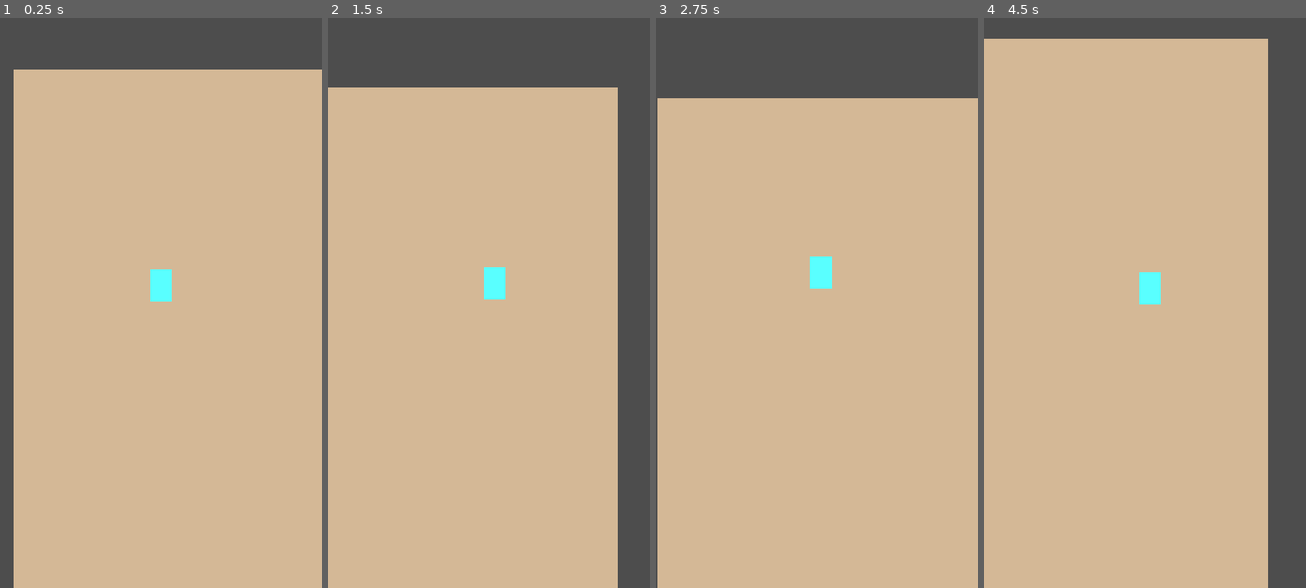
Above: before the commit, frames 1-4 (left to right).
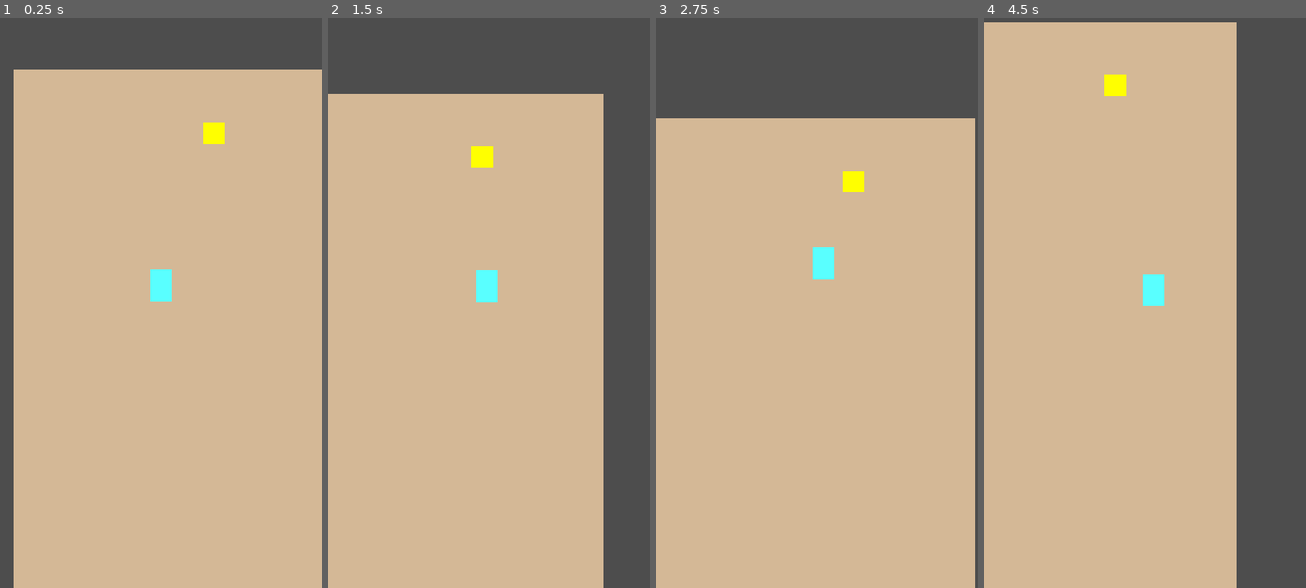
Above: after the commit, the same moments.

Repository: nicky-nix/the-pieces-of-us--together
Game: Godot game, scene res://scenes/main.tscn
Same seed, same stepped clock (60 frames per second), same inputs: the game is played once before the commit and once after it.
Inputs (mouse positions are in pixels of both pictures, inside the frame that each line leads up to):
- Up to frame 1 (0.25 s): no input
- Up to frame 2 (1.5 s): tap Enter at 0.5 s; move the mouse to (559, 274) at 0.52 s; click (559, 274) at 0.67 s; move the mouse to (424, 331) at 1.27 s; click (424, 331) at 1.42 s
- Up to frame 3 (2.75 s): move the mouse to (849, 177) at 2.02 s; click (849, 177) at 2.17 s
- Up to frame 4 (4.5 s): move the mouse to (1128, 417) at 2.77 s; click (1128, 417) at 2.92 s; move the mouse to (1241, 388) at 3.52 s; click (1241, 388) at 3.67 s; move the mouse to (1048, 217) at 4.27 s; click (1048, 217) at 4.42 s

The runs differ from the first frame. In frame 1, 0.3% of the frame differs, in the area x 63-70%, y 18-23%; in frame 2, 5.4%; in frame 3, 5.1%; in frame 4, 12%, in the area x 0-89%, y 0-100%.

Commit message:
Added Tap to Interact Object

Diff:
--- /dev/null
+++ b/scenes/interactable.tscn
@@ -0,0 +1,28 @@
+[gd_scene format=3 uid="uid://b6lu8gooodhuu"]
+
+[ext_resource type="Script" uid="uid://cw4p1fv38goai" path="res://scripts/interactable.gd" id="1_56v82"]
+
+[sub_resource type="RectangleShape2D" id="RectangleShape2D_3aalw"]
+size = Vector2(32, 32)
+
+[node name="Interactable" type="Area2D" unique_id=2140837734]
+script = ExtResource("1_56v82")
+
+[node name="CollisionShape2D" type="CollisionShape2D" parent="." unique_id=1229859994]
+position = Vector2(0, -16)
+shape = SubResource("RectangleShape2D_3aalw")
+
+[node name="ColorRect" type="ColorRect" parent="." unique_id=1502919405]
+offset_left = -16.0
+offset_top = -32.0
+offset_right = 16.0
+mouse_filter = 2
+color = Color(1, 1, 0, 1)
+
+[node name="PromptLabel" type="Label" parent="." unique_id=738570815]
+visible = false
+offset_left = -20.0
+offset_top = -60.0
+offset_right = 20.0
+offset_bottom = -37.0
+text = "tap"
--- a/scenes/main.tscn
+++ b/scenes/main.tscn
@@ -1,15 +1,20 @@
 [gd_scene format=3 uid="uid://bakrvbh782nhs"]
 
 [ext_resource type="PackedScene" uid="uid://2wg17uh1lyo6" path="res://scenes/player.tscn" id="1_o5qli"]
+[ext_resource type="PackedScene" uid="uid://b6lu8gooodhuu" path="res://scenes/interactable.tscn" id="2_0wfyh"]
 
 [sub_resource type="NavigationPolygon" id="NavigationPolygon_0wfyh"]
-vertices = PackedVector2Array(98.140625, 274.10938, 70.02344, 299.95313, 32.523438, 56.671875, 68.84375, 70.92969, 152.32813, 232.0625, 173.03125, 531.3281, 168.75, 531.2031, 230.07031, 44.617188, 411.53906, 38.421875, 381.6172, 178.32031, 313.47656, 190.42969, 247.46094, 208.5, 381.14844, 438.5625, 174.50781, 536.8203)
-polygons = Array[PackedInt32Array]([PackedInt32Array(0, 1, 2, 3), PackedInt32Array(0, 3, 4, 5, 6), PackedInt32Array(7, 8, 9, 10), PackedInt32Array(11, 7, 10, 12), PackedInt32Array(11, 12, 13, 5, 4)])
-outlines = Array[PackedVector2Array]([PackedVector2Array(20, 41, 63, 320, 162, 229, 76, 63), PackedVector2Array(219, 35, 238, 214, 390, 187, 424, 28), PackedVector2Array(266, 242, 80, 226, 168, 551, 393, 444, 321, 180, 111, 232, 74, 224, 163, 548)])
+vertices = PackedVector2Array(445.8828, 43.859375, 437.10938, 781.59375, 51.617188, 805.3828, 24.359375, 38.140625)
+polygons = Array[PackedInt32Array]([PackedInt32Array(0, 1, 2, 3)])
+outlines = Array[PackedVector2Array]([PackedVector2Array(14, 28, 456, 34, 447, 791, 42, 816)])
 source_geometry_mode = 2
 
 [node name="Main" type="Node2D" unique_id=889243285]
 y_sort_enabled = true
+
+[node name="Player" parent="." unique_id=837006307 instance=ExtResource("1_o5qli")]
+position = Vector2(220, 346)
+SPEED = 200.0
 
 [node name="Floor" type="ColorRect" parent="." unique_id=1471353988]
 offset_right = 480.0
@@ -17,8 +22,8 @@
 mouse_filter = 2
 color = Color(0.83137256, 0.72156864, 0.5882353, 1)
 
+[node name="Interactable" parent="." unique_id=2140837734 instance=ExtResource("2_0wfyh")]
+position = Vector2(299, 111)
+
 [node name="NavigationRegion2D" type="NavigationRegion2D" parent="." unique_id=1928511573]
 navigation_polygon = SubResource("NavigationPolygon_0wfyh")
-
-[node name="Player" parent="." unique_id=837006307 instance=ExtResource("1_o5qli")]
-position = Vector2(220, 346)
--- a/scenes/player.gd
+++ b/scenes/player.gd
@@ -1,6 +1,6 @@
 extends CharacterBody2D
 
-const SPEED = 120.0
+@export var SPEED = 120.0
 
 @onready var agent = $NavigationAgent2D
 @onready var sprite = $Sprite   # your visual node
--- a/scenes/player.tscn
+++ b/scenes/player.tscn
@@ -6,7 +6,7 @@
 radius = 14.0
 height = 40.0
 
-[node name="Player" type="CharacterBody2D" unique_id=837006307]
+[node name="Player" type="CharacterBody2D" unique_id=837006307 groups=["player"]]
 script = ExtResource("1_3vyb7")
 
 [node name="Sprite" type="ColorRect" parent="." unique_id=1874769045]
--- /dev/null
+++ b/scripts/interactable.gd
@@ -0,0 +1,28 @@
+extends Area2D
+
+signal interacted
+
+var player_nearby = false
+
+func _ready():
+	body_entered.connect(_on_body_entered)
+	body_exited.connect(_on_body_exited)
+	# Connect the input_event signal – this fires when the area itself is tapped/clicked
+	input_event.connect(_on_interact)
+
+func _on_body_entered(body):
+	if body.is_in_group("player"):
+		player_nearby = true
+		$PromptLabel.visible = true
+
+func _on_body_exited(body):
+	if body.is_in_group("player"):
+		player_nearby = false
+		$PromptLabel.visible = false
+
+func _on_interact(viewport, event, shape_idx):
+	# Check for left mouse click (desktop) OR touch release (mobile)
+	if (event is InputEventMouseButton and event.pressed and event.button_index == MOUSE_BUTTON_LEFT) or (event is InputEventScreenTouch and not event.pressed):
+		if player_nearby:
+			print("interacted!")
+			emit_signal("interacted")
Not shown, added: scripts/interactable.gd.uid
